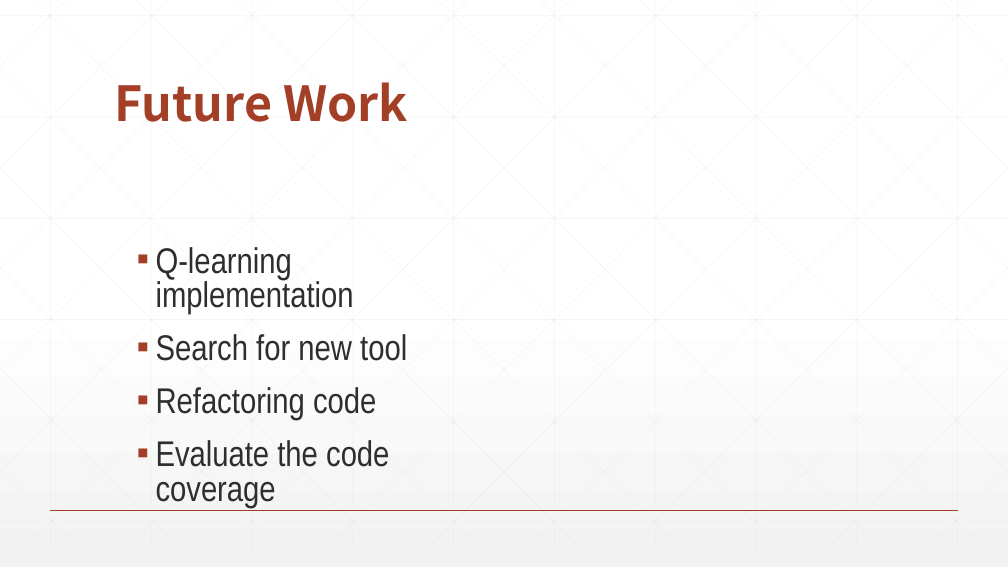
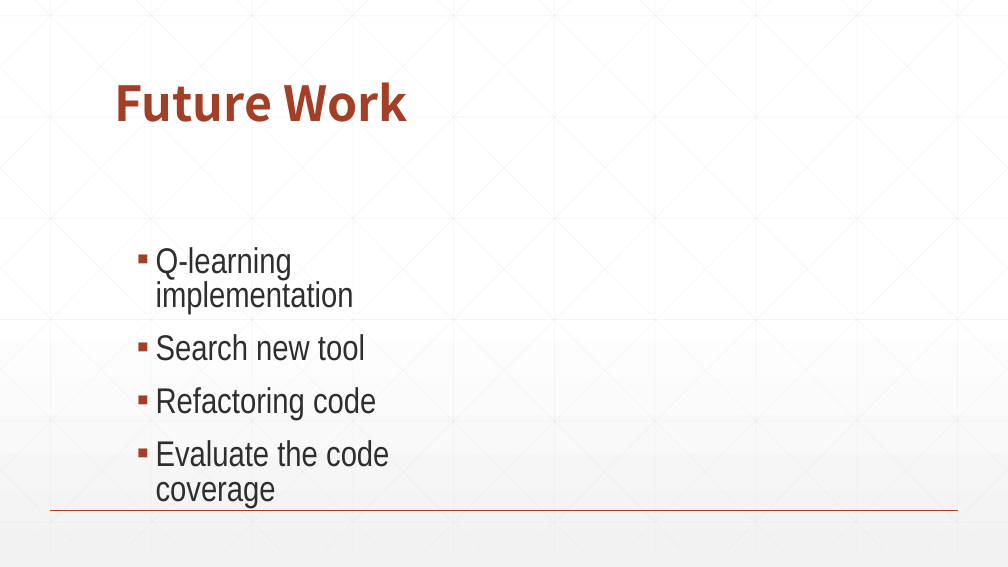
Before and after one commit to dubYdub/monkey_lab, a slide deck: slide 17 of 中期答辩.pptx (slide 19 before the commit). Drawn at 1008x567 pixels with LibreOffice and Linux fonts; fonts in the diff are those of the drawing. Boxes give left, top, right and bottom in pixels: in the first picture for what was removed or moved away, otherwise in the second. Text is boxed around its words. In the diff, an @@ line names an element or a change of style, - is before the commit and + after.

```diff
--- a/中期答辩.pptx
+++ b/中期答辩.pptx
@@ text at box(156, 334, 365, 361): text changed @@
-▪ Search for new tool
+▪ Search new tool
```
Also in this commit, not shown: 1 other slide changed, 1 slide added, 3 slides removed.
